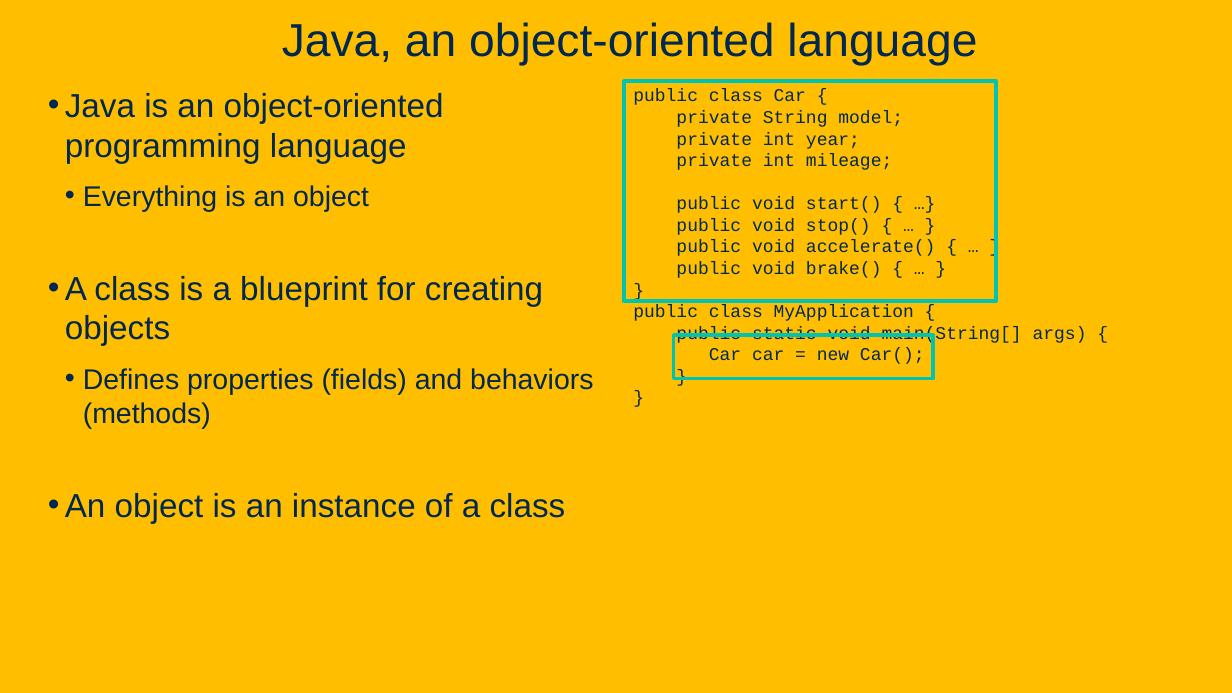
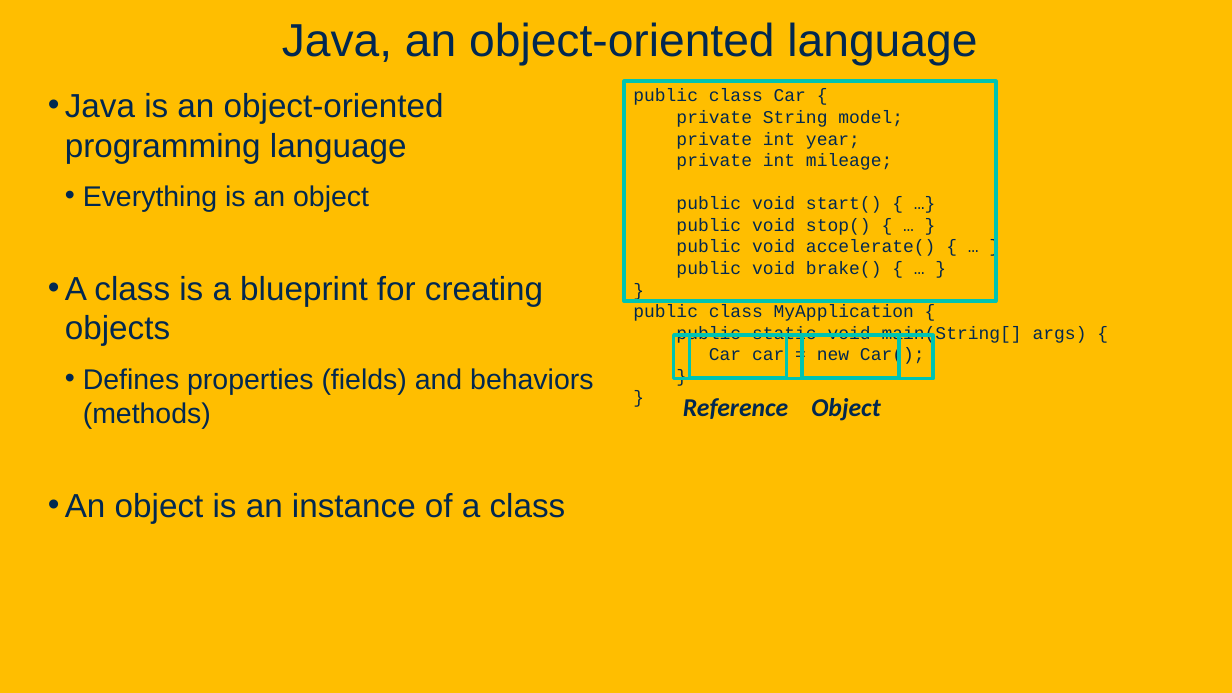
Before and after one commit to davsec-teaching/ecs160-f25, a slide deck: slide 6 of slides/2_oo_background.pptx. Drawn at 1232x693 pixels with LibreOffice and Linux fonts; fonts in the diff are those of the drawing; background and template pictures are left out. Boxes give left, top, right and bottom in pixels: in the first picture for what was removed or moved away, otherwise in the second. Text is boxed around its words. In the diff, an @@ line names an element or a change of style, - is before the commit and + after.

```diff
--- a/slides/2_oo_background.pptx
+++ b/slides/2_oo_background.pptx
@@ rectangle added at box(689, 335, 787, 378), outline #00C4B2 2.75 pt @@
@@ rectangle added at box(802, 335, 899, 378), outline #00C4B2 2.75 pt @@
@@ text added at box(683, 398, 788, 419), 20 pt, text #022850, bold, italic @@
+Reference
@@ text added at box(811, 398, 880, 421), 20 pt, text #022850, bold, italic @@
+Object
```
Also in this commit, not shown: 2 slides added.
